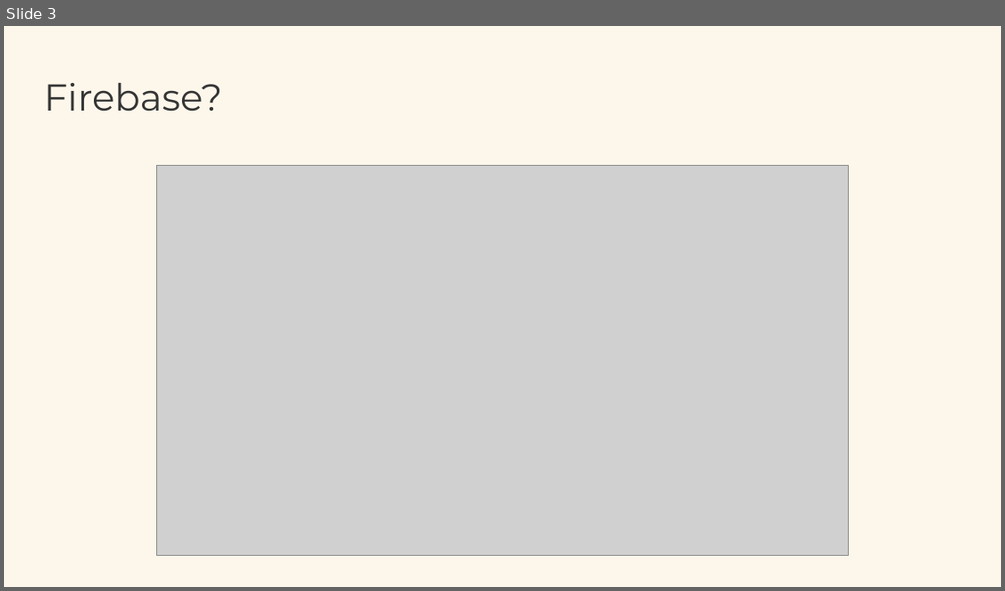
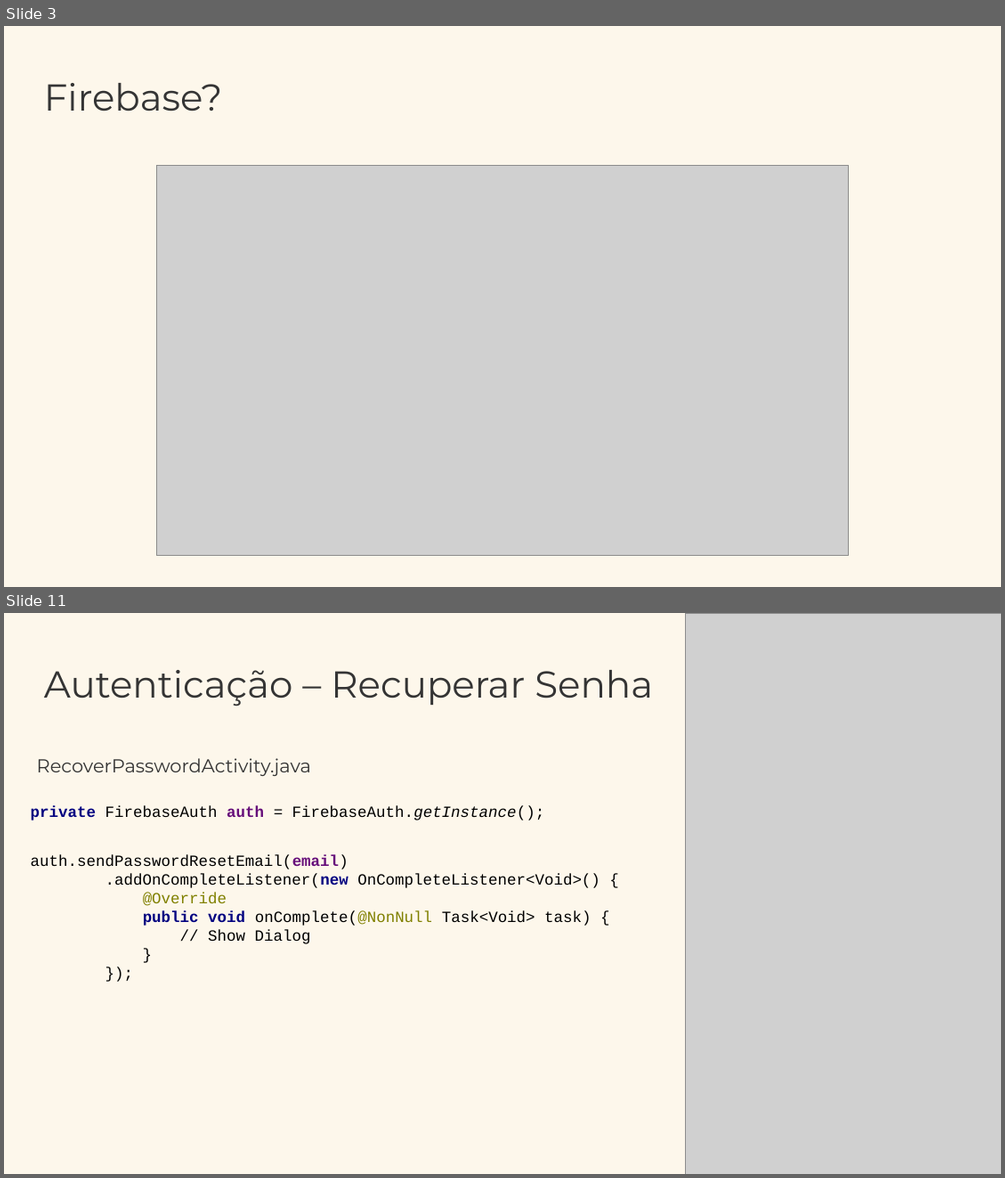
Before and after one commit to anacoimbrag/Android-Firebase, a slide deck: Android + Firebase.pptx. Shown one above the other, each under a label of ours: slide 3 before the commit, slides 3 and 11 after it; the slides between them are not shown. The pictures are 1005x591 and 1005x1178 pixels, drawn with LibreOffice and Linux fonts; fonts in the diff are those of the drawing; grey boxes stand for pictures. Boxes give left, top, right and bottom in pixels: in the first picture for what was removed or moved away, otherwise in the second. Text is boxed around its words. In the diff, an @@ line names an element or a change of style, - is before the commit and + after.

```diff
--- a/Android + Firebase.pptx
+++ b/Android + Firebase.pptx
@@ slide 11 added at (4,613,1001,1174), background #FDF7EB @@
@@ picture added at (685,613,1001,1174) @@
@@ text added at (44,670,653,706), 36 pt, text #343434 @@
+Autenticação – Recuperar Senha
@@ text added at (37,758,311,776), 18 pt, text #343434 @@
+RecoverPasswordActivity.java
@@ text added at (31,806,545,820), 15 pt, text #000000 @@
+private FirebaseAuth auth = FirebaseAuth.getInstance();
@@ text added at (31,855,600,944), 15 pt, text #000000 @@
+auth.sendPasswordResetEmail(email)
+.addOnCompleteListener(new OnCompleteListener<Void>() {
+@Override
+public void onComplete(@NonNull Task<Void> task) {
+// Show Dialog
+}
+});
```
Also in this commit, not shown: 11 other slides added, 1 slide removed, 23 other files.
